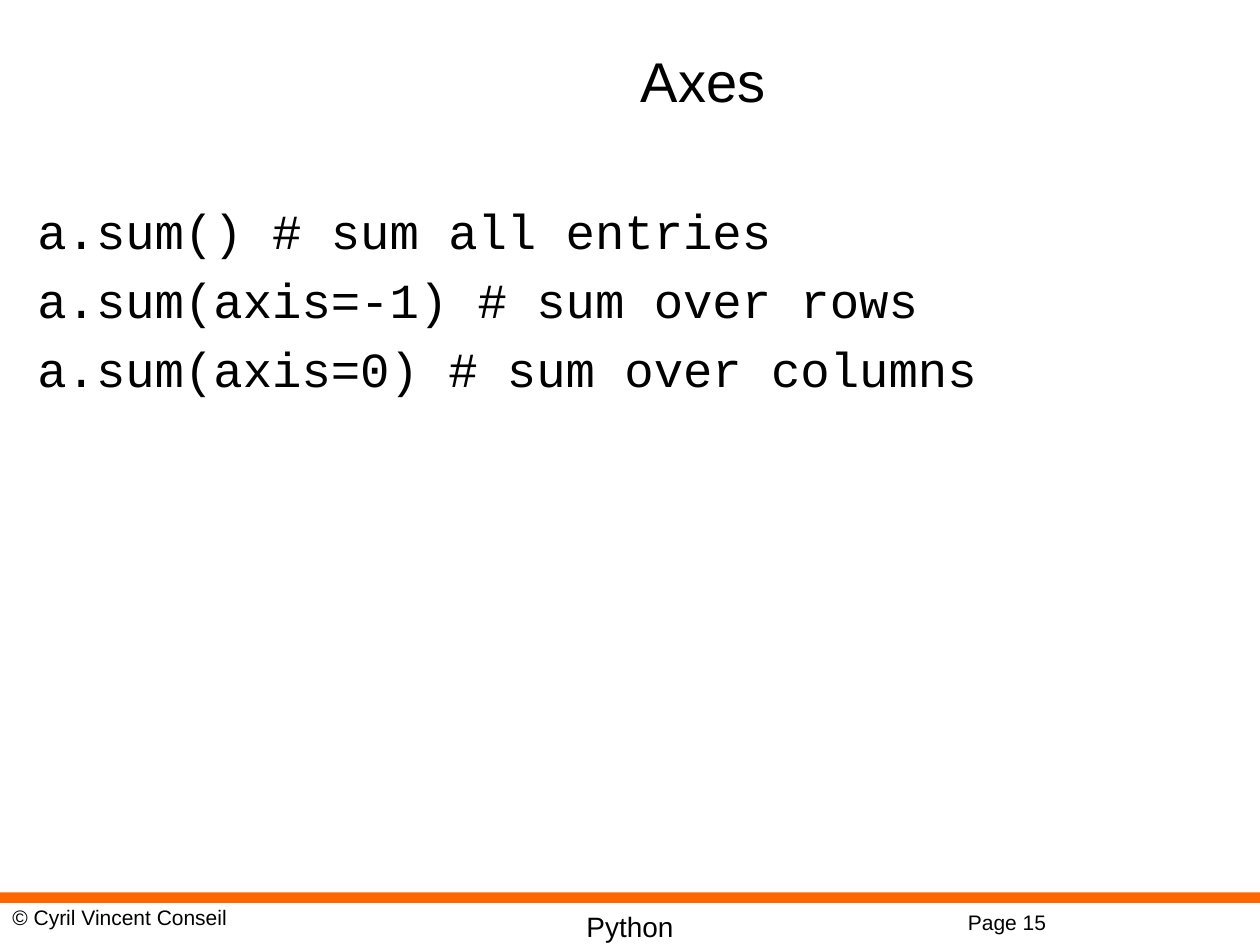
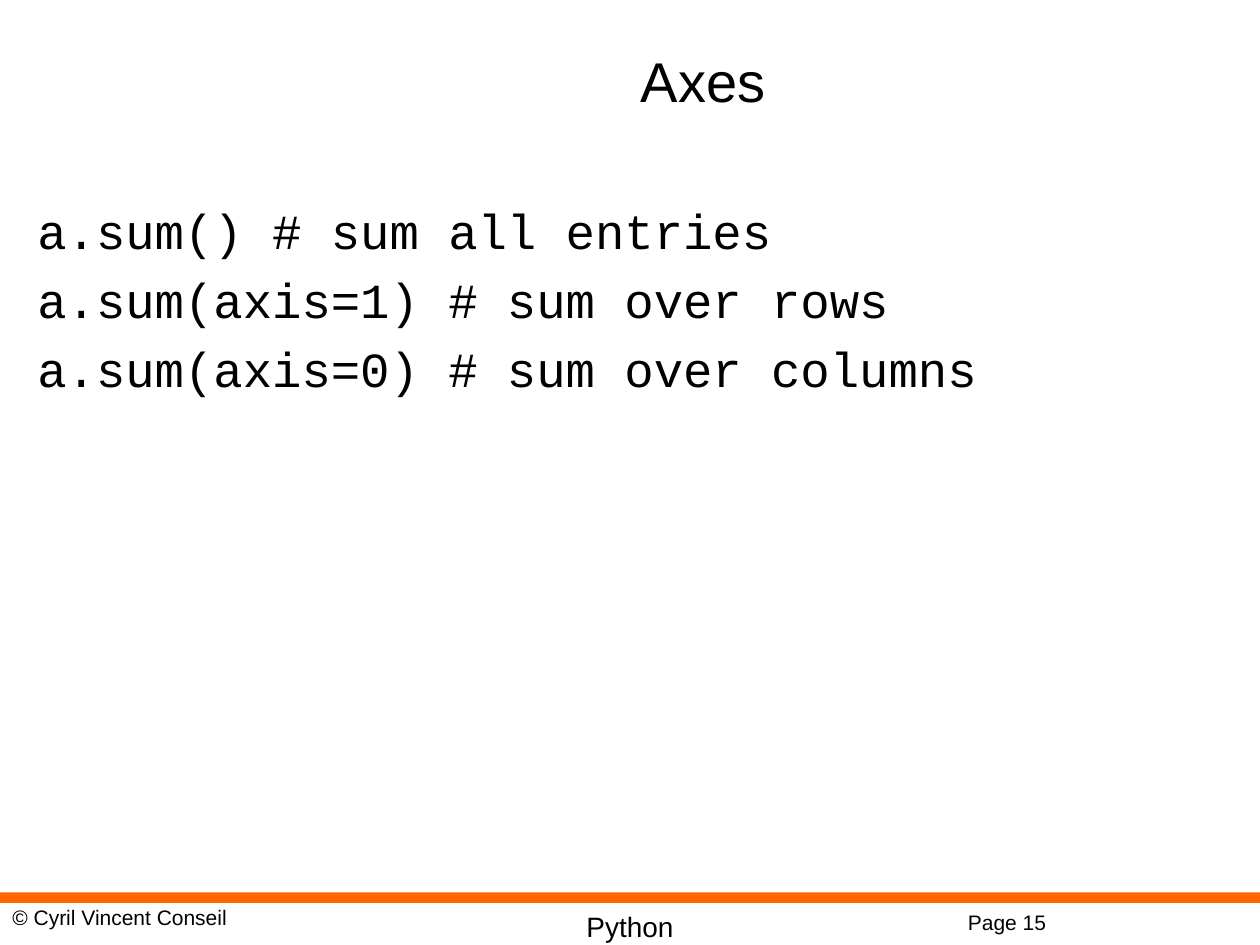
Before and after one commit to cyrilvincent/datascience, a slide deck: slide 15 of ppt/PythonMath07-NumpyMatrix.pptx. Drawn at 1260x945 pixels with LibreOffice and Linux fonts; fonts in the diff are those of the drawing; background and template pictures are left out. Boxes give left, top, right and bottom in pixels: in the first picture for what was removed or moved away, otherwise in the second. Text is boxed around its words. In the diff, an @@ line names an element or a change of style, - is before the commit and + after.

```diff
--- a/ppt/PythonMath07-NumpyMatrix.pptx
+++ b/ppt/PythonMath07-NumpyMatrix.pptx
@@ text at bbox=[37, 283, 888, 329]: text changed @@
-a.sum(axis=-1) # sum over rows
+a.sum(axis=1) # sum over rows
```
Also in this commit, not shown: 5 other files.
